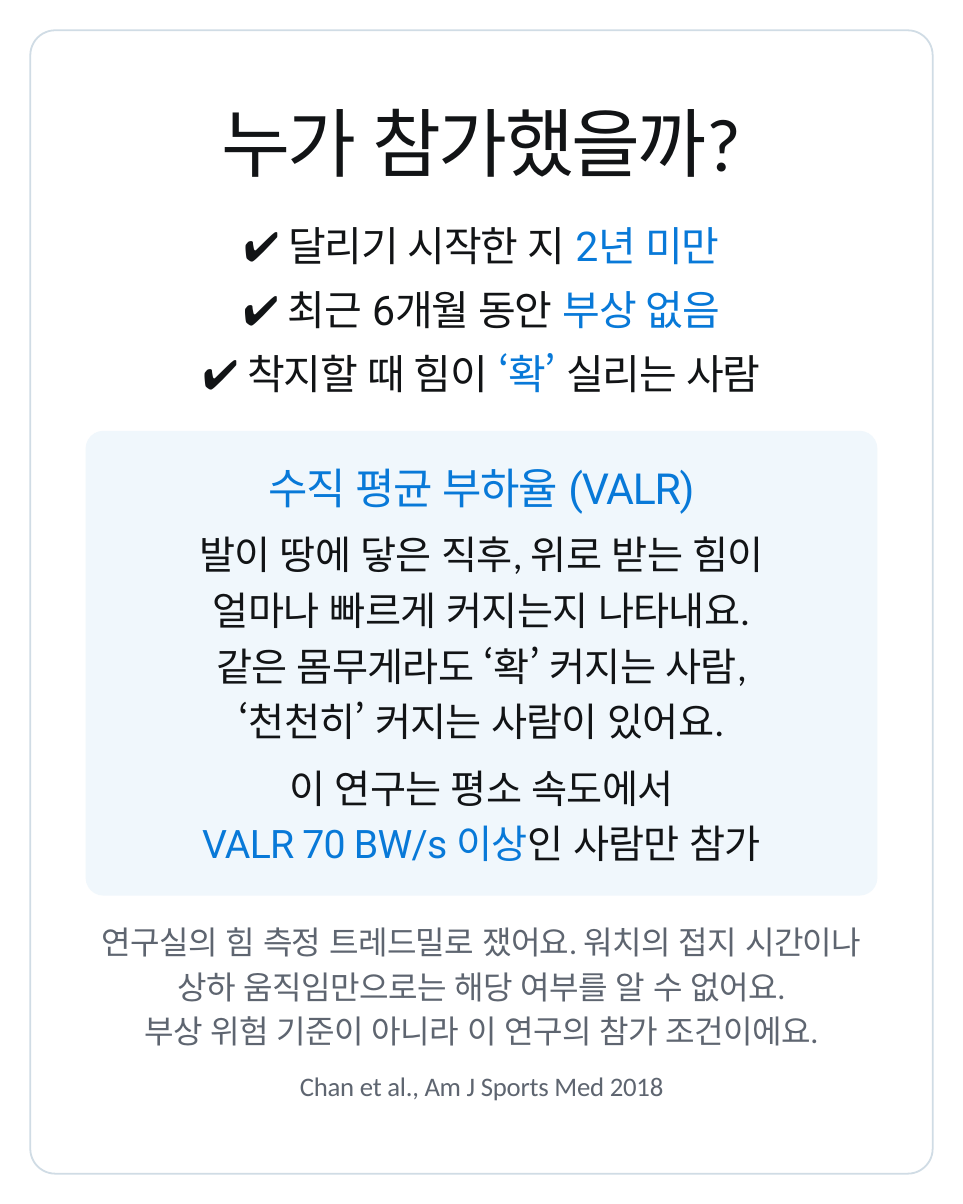
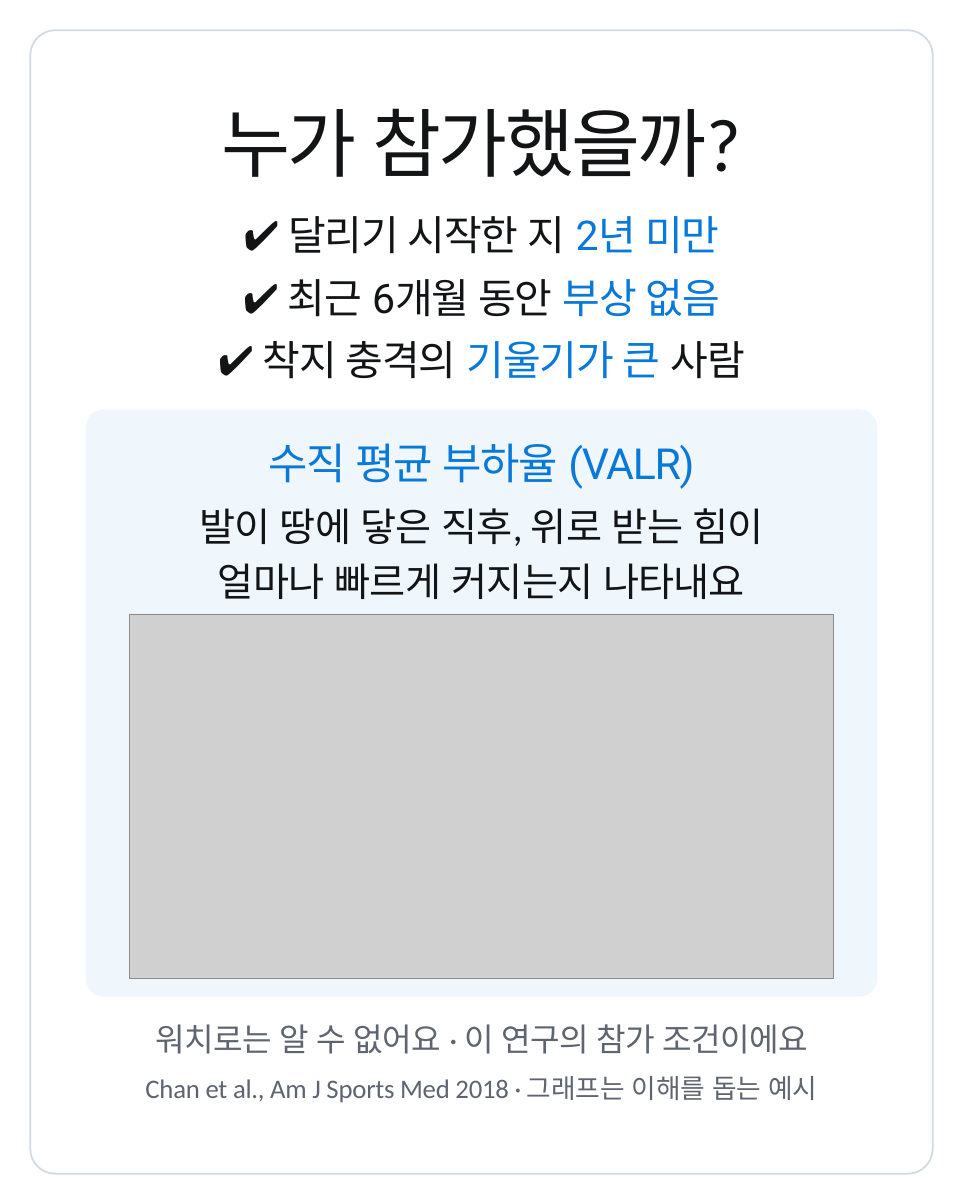
Before and after one commit to js920915-cyber/New-box, a slide deck: slide 2 of content/running-form-change-v2/adobe-express/running-form-change-v2-express.pptx. Drawn at 963x1204 pixels with LibreOffice and Linux fonts; fonts in the diff are those of the drawing; grey boxes stand for pictures. Boxes give left, top, right and bottom in pixels: in the first picture for what was removed or moved away, otherwise in the second. Text is boxed around its words. In the diff, an @@ line names an element or a change of style, - is before the commit and + after.

```diff
--- a/content/running-form-change-v2/adobe-express/running-form-change-v2-express.pptx
+++ b/content/running-form-change-v2/adobe-express/running-form-change-v2-express.pptx
@@ text "✔ 달리기 시작한 지 2년 ...": place and size @@
-text "✔ 달리기 시작한 지 2년 ..." at [288, 227, 719, 265]
+text "✔ 달리기 시작한 지 2년 ..." at [288, 216, 719, 254]
@@ text "✔ 최근 6개월 동안 부상 ...": place and size @@
-text "✔ 최근 6개월 동안 부상 ..." at [288, 291, 720, 329]
+text "✔ 최근 6개월 동안 부상 ..." at [288, 279, 720, 317]
@@ text at [263, 341, 745, 379]: text changed @@
-✔ 착지할 때 힘이 ‘확’ 실리는 사람
+✔ 착지 충격의 기울기가 큰 사람
@@ rounded rectangle: place and size @@
-rounded rectangle at [86, 431, 877, 895]
+rounded rectangle at [86, 409, 877, 996]
@@ rounded rectangle at [86, 409, 877, 996]: proportions changed @@
@@ text "수직 평균 부하율 (VALR)": place and size @@
-text "수직 평균 부하율 (VALR)" at [268, 468, 694, 514]
+text "수직 평균 부하율 (VALR)" at [268, 443, 694, 489]
@@ text "발이 땅에 닿은 직후, 위로 ...": place and size @@
-text "발이 땅에 닿은 직후, 위로 ..." at [199, 536, 764, 574]
+text "발이 땅에 닿은 직후, 위로 ..." at [199, 508, 764, 546]
@@ text at [218, 563, 745, 599]: text changed @@
-얼마나 빠르게 커지는지 나타내요.
+얼마나 빠르게 커지는지 나타내요
@@ picture added at [129, 614, 834, 978] @@
@@ text removed at [216, 646, 747, 686] @@
-같은 몸무게라도 ‘확’ 커지는 사람,
@@ text removed at [239, 701, 724, 739] @@
-‘천천히’ 커지는 사람이 있어요.
@@ text removed at [289, 770, 674, 806] @@
-이 연구는 평소 속도에서
@@ text removed at [202, 825, 760, 861] @@
-VALR 70 BW/s 이상인 사람만 참가
@@ text removed at [102, 927, 861, 957] @@
-연구실의 힘 측정 트레드밀로 쟀어요. 워치의 접지 시간이나
@@ text removed at [178, 972, 785, 1002] @@
-상하 움직임만으로는 해당 여부를 알 수 없어요.
@@ text at [155, 1024, 808, 1054]: text changed @@
-부상 위험 기준이 아니라 이 연구의 참가 조건이에요.
+워치로는 알 수 없어요 · 이 연구의 참가 조건이에요
@@ text at [145, 1076, 817, 1103]: text changed @@
-Chan et al., Am J Sports Med 2018
+Chan et al., Am J Sports Med 2018 · 그래프는 이해를 돕는 예시
```
Also in this commit, not shown: 16 other files.
